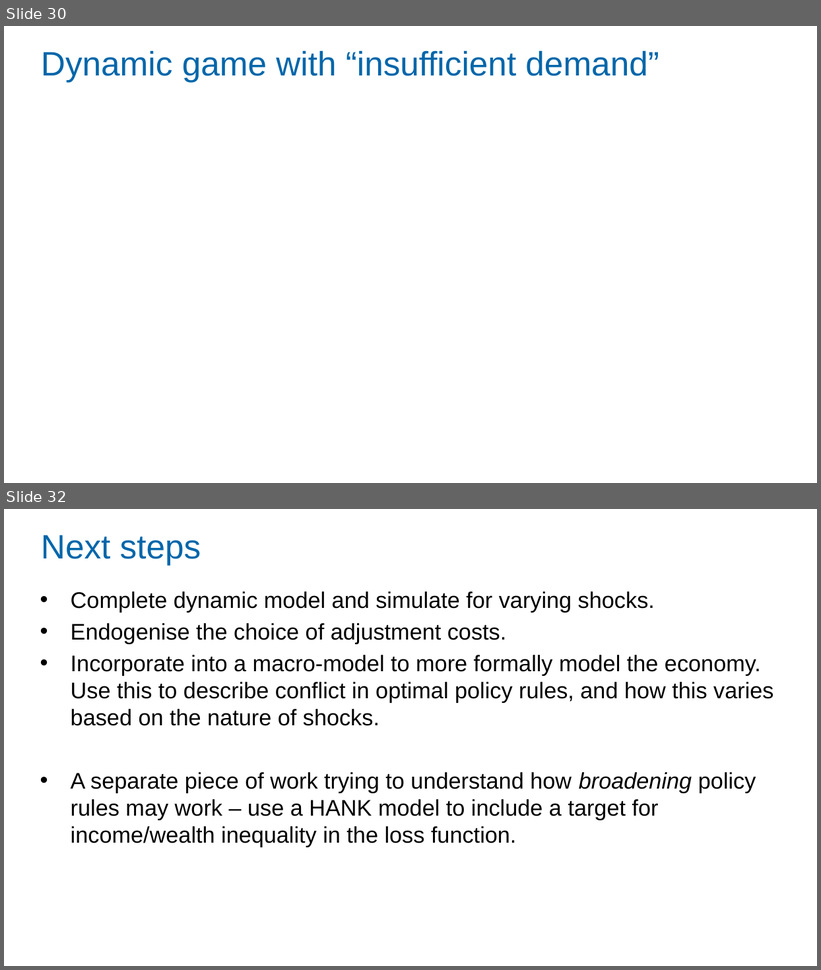
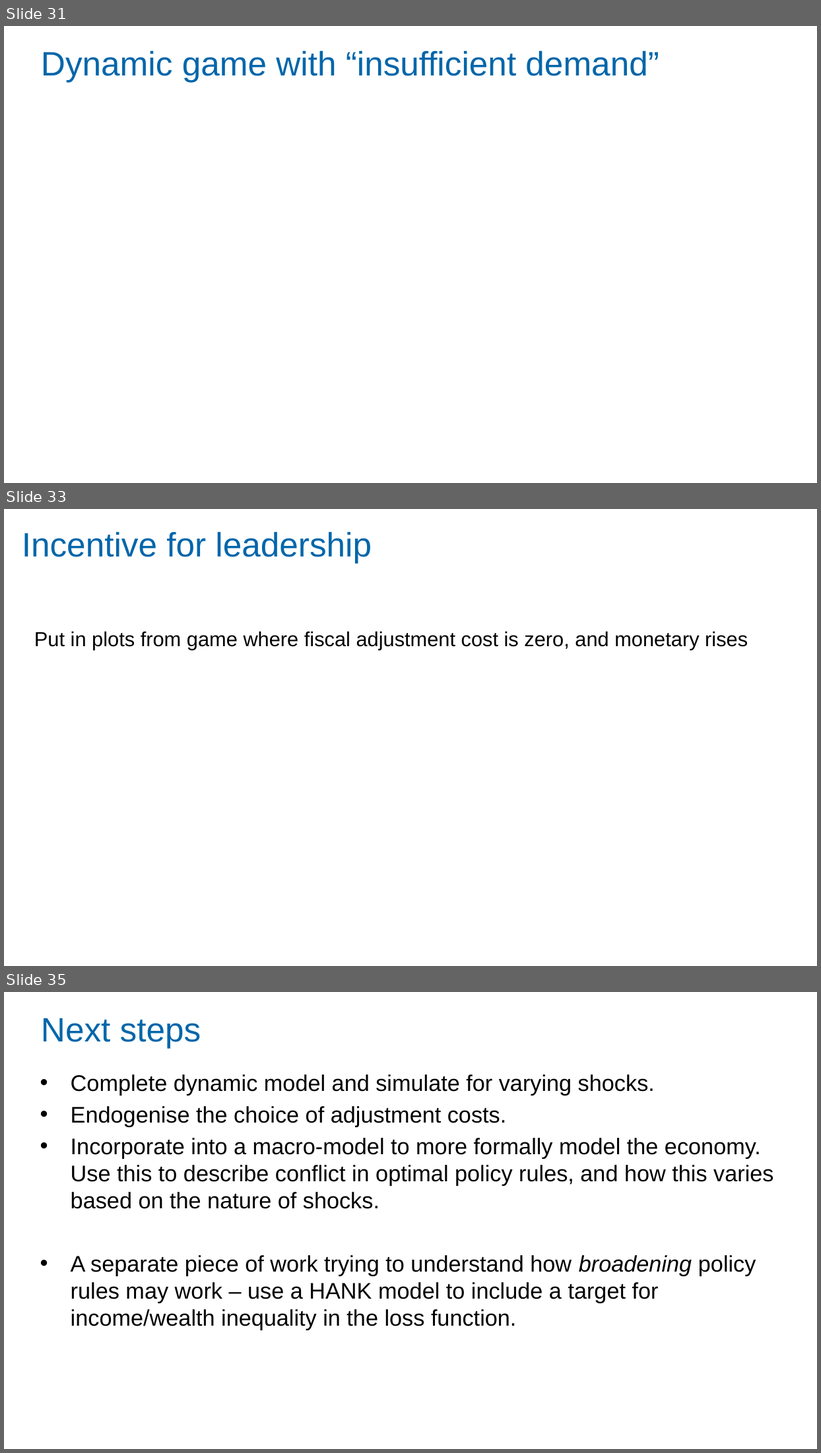
Before and after one commit to Zjub/TVHENZ, a slide deck: MF coordination/SI_game/Monetary and Fiscal Policy Coordination.pptx. Shown one above the other, each under a label of ours: slides 30 and 32 before the commit, slides 31, 33 and 35 after it; the slides between them are not shown. The pictures are 821x970 and 821x1453 pixels, drawn with LibreOffice and Linux fonts; fonts in the diff are those of the drawing. Boxes give left, top, right and bottom in pixels: in the first picture for what was removed or moved away, otherwise in the second. Text is boxed around its words. In the diff, an @@ line names an element or a change of style, - is before the commit and + after.

```diff
--- a/MF coordination/SI_game/Monetary and Fiscal Policy Coordination.pptx
+++ b/MF coordination/SI_game/Monetary and Fiscal Policy Coordination.pptx
@@ slide 33 added at [4,509,817,966], background #FFFFFF @@
@@ title added at [22,531,372,564], 30 pt, text #0066AA @@
+Incentive for leadership
@@ text added at [34,631,748,650], 18 pt, text #000000 @@
+Put in plots from game where fiscal adjustment cost is zero, and monetary rises
@@ what was slide 30 is now slide 31 @@
@@ what was slide 32 is now slide 35 @@
```
Also in this commit, not shown: 3 slides changed, 2 other slides added, 10 other files.
